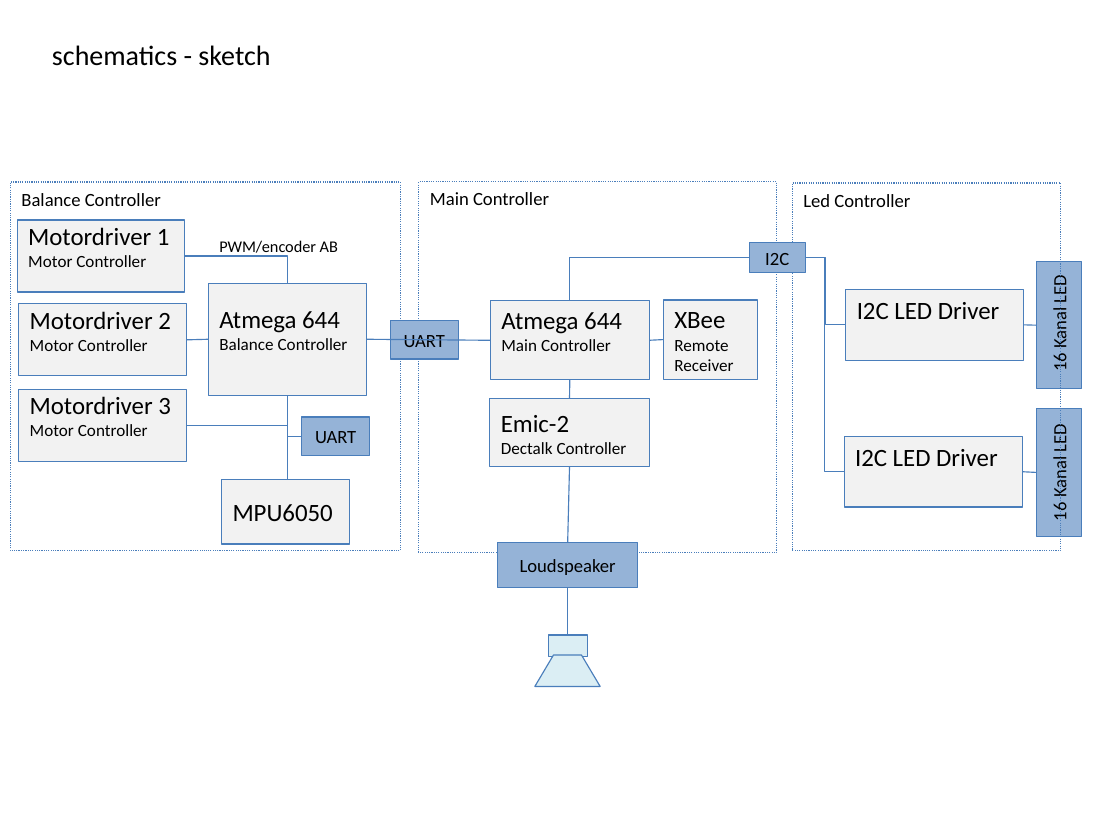
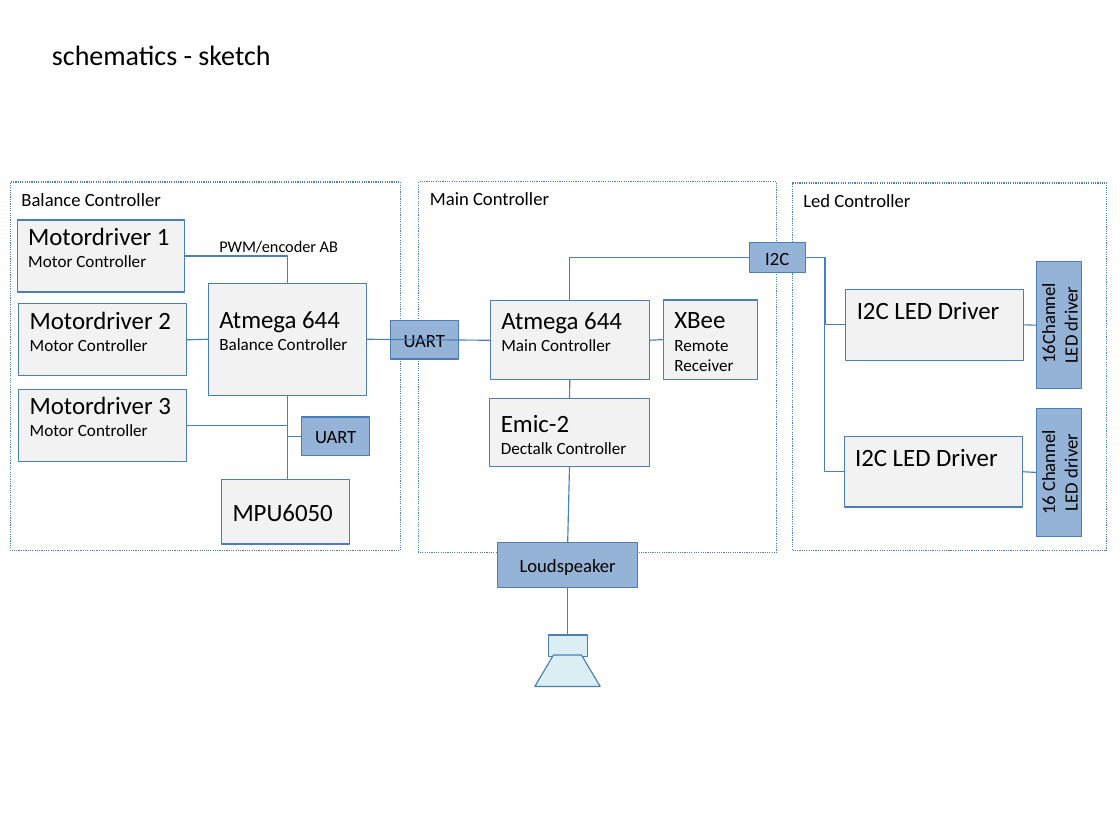
Before and after one commit to jochenalt/Paul, a slide deck: slide 1 of Mechanics/Construction.pptx. Drawn at 1120x840 pixels with LibreOffice and Linux fonts; fonts in the diff are those of the drawing. Boxes give left, top, right and bottom in pixels: in the first picture for what was removed or moved away, otherwise in the second. Text is boxed around its words. In the diff, an @@ line names an element or a change of style, - is before the commit and + after.

```diff
--- a/Mechanics/Construction.pptx
+++ b/Mechanics/Construction.pptx
@@ rectangle "Led Controller": place and size @@
-rectangle "Led Controller" at box(792, 183, 1061, 550)
+rectangle "Led Controller" at box(792, 183, 1107, 550)
@@ text in rectangle at box(1037, 291, 1083, 364): text changed @@
-16 Kanal LED
+16Channel LED driver
@@ text in rectangle at box(1037, 436, 1083, 512): text changed @@
-16 Kanal LED
+16 Channel LED driver
```
Also in this commit, not shown: 1 other slide changed.
